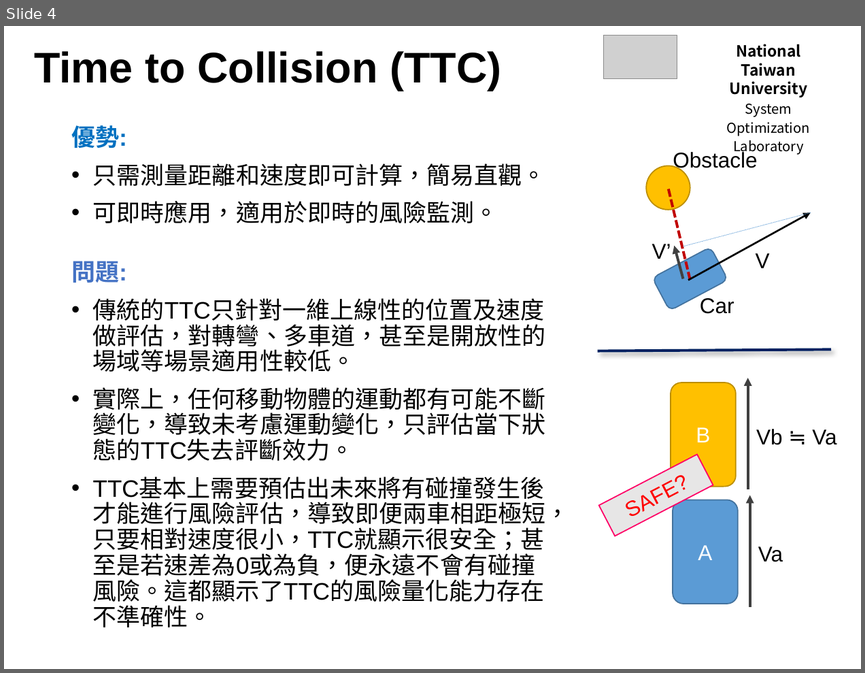
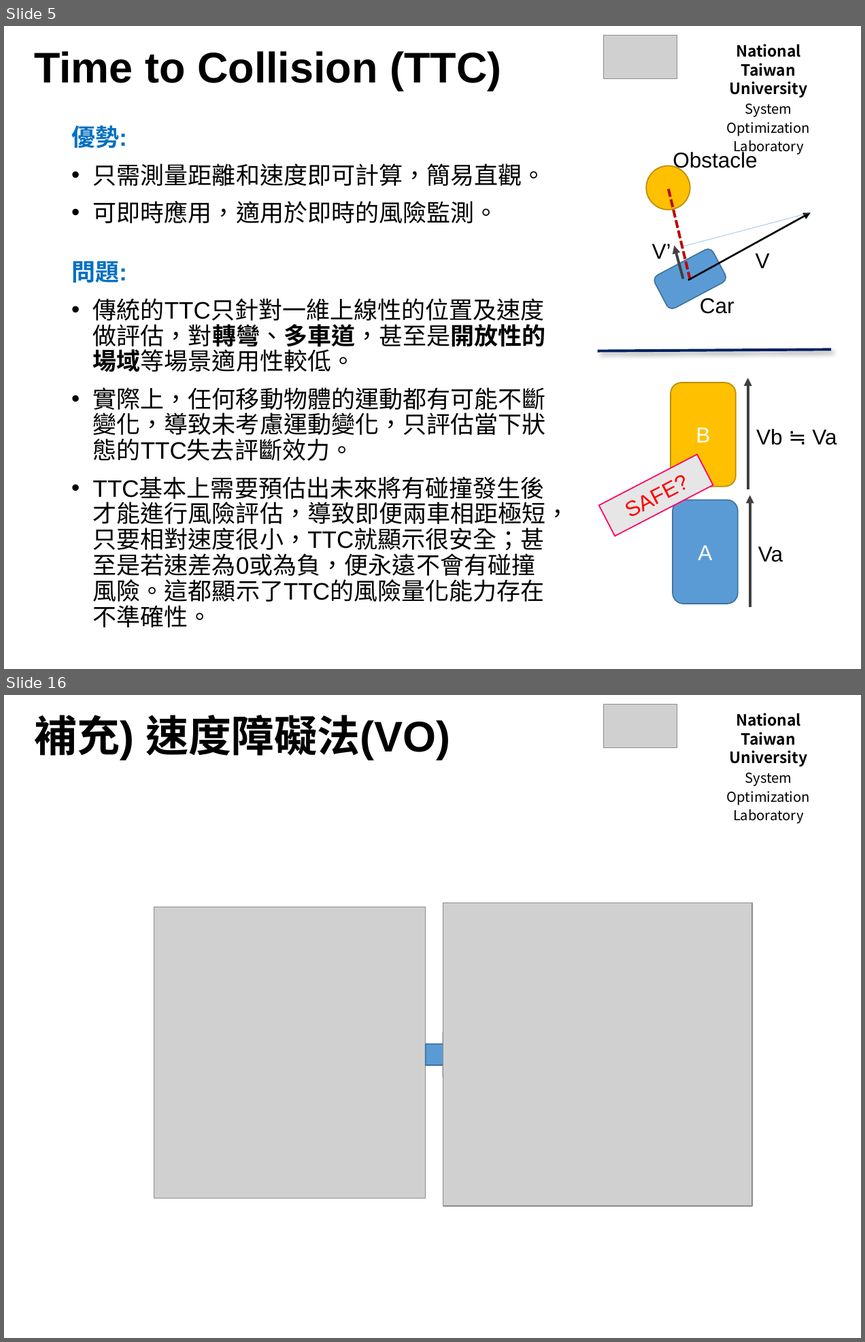
Before and after one commit to Yi-An-Wang/institute_information, a slide deck: path_planing/研討會/碰撞風險評估討論.pptx. Shown one above the other, each under a label of ours: slide 4 before the commit, slides 5 and 16 after it; the slides between them are not shown. The pictures are 865x673 and 865x1342 pixels, drawn with LibreOffice and Linux fonts; fonts in the diff are those of the drawing; grey boxes stand for pictures; background and template pictures are left out. Boxes give left, top, right and bottom in pixels: in the first picture for what was removed or moved away, otherwise in the second. Text is boxed around its words. In the diff, an @@ line names an element or a change of style, - is before the commit and + after.

```diff
--- a/path_planing/研討會/碰撞風險評估討論.pptx
+++ b/path_planing/研討會/碰撞風險評估討論.pptx
@@ slide 16 added at (x1=4, y1=695, x2=861, y2=1338), background #FFFFFF @@
@@ title added at (x1=34, y1=715, x2=451, y2=760), 36 pt, text #000000, bold @@
+補充) 速度障礙法(VO)
@@ rectangle added at (x1=598, y1=695, x2=861, y2=758), fill #FFFFFF at 40% opacity @@
@@ picture added at (x1=604, y1=704, x2=677, y2=747) @@
@@ text added at (x1=727, y1=713, x2=810, y2=824), 11.5 pt, text #000000 @@
+National Taiwan University
+System Optimization Laboratory
@@ picture added at (x1=154, y1=906, x2=426, y2=1198) @@
@@ picture added at (x1=443, y1=903, x2=752, y2=1206) @@
@@ right arrow added at (x1=426, y1=1034, x2=461, y2=1075), fill #5B9BD5, outline #43739E 1 pt @@
@@ page number added at (x1=668, y1=1317, x2=861, y2=1337), 10 pt, text #FFFFFF @@
+16
@@ what was slide 4 is now slide 5 @@
@@ slide 5 changed as well @@
@@ text at (x1=71, y1=261, x2=546, y2=371): text colour #4472C4 to #0070C0 in "問題:"; bold on in "傳統的TTC只針對一維上線性的位置及速度做評估，對轉彎、多車道，甚至是開放性的場域等場景適用性較低。" @@
```
Also in this commit, not shown: 3 other slides changed, 10 other slides added, 1 slide removed, 1 other file.
